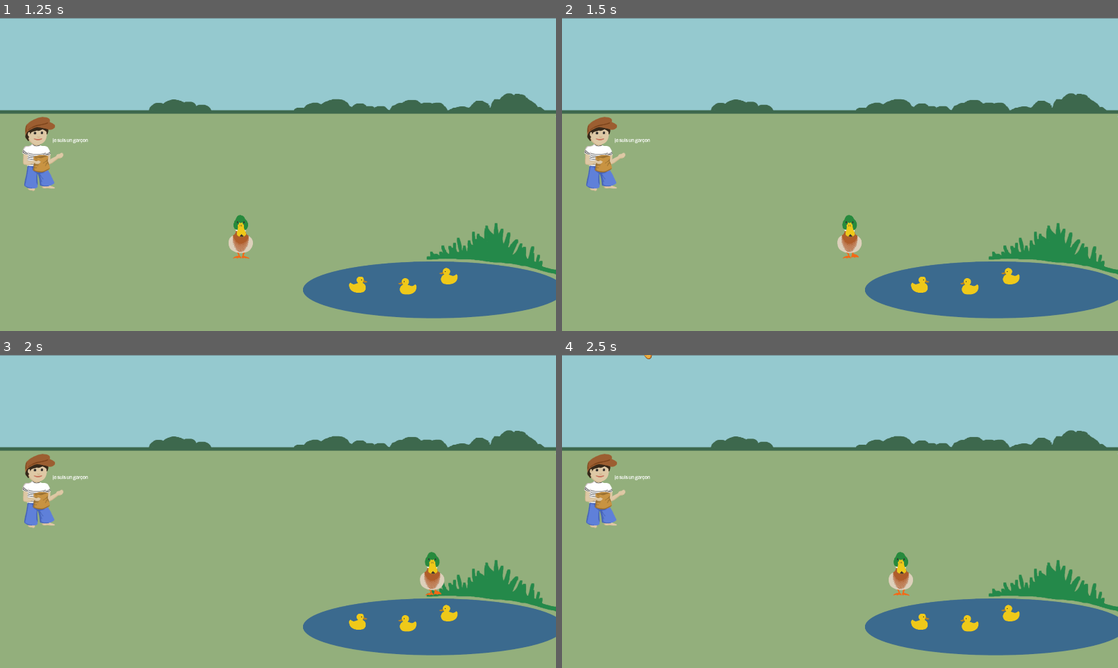
Above: before the commit, frames 1-4 (two rows, left to right).
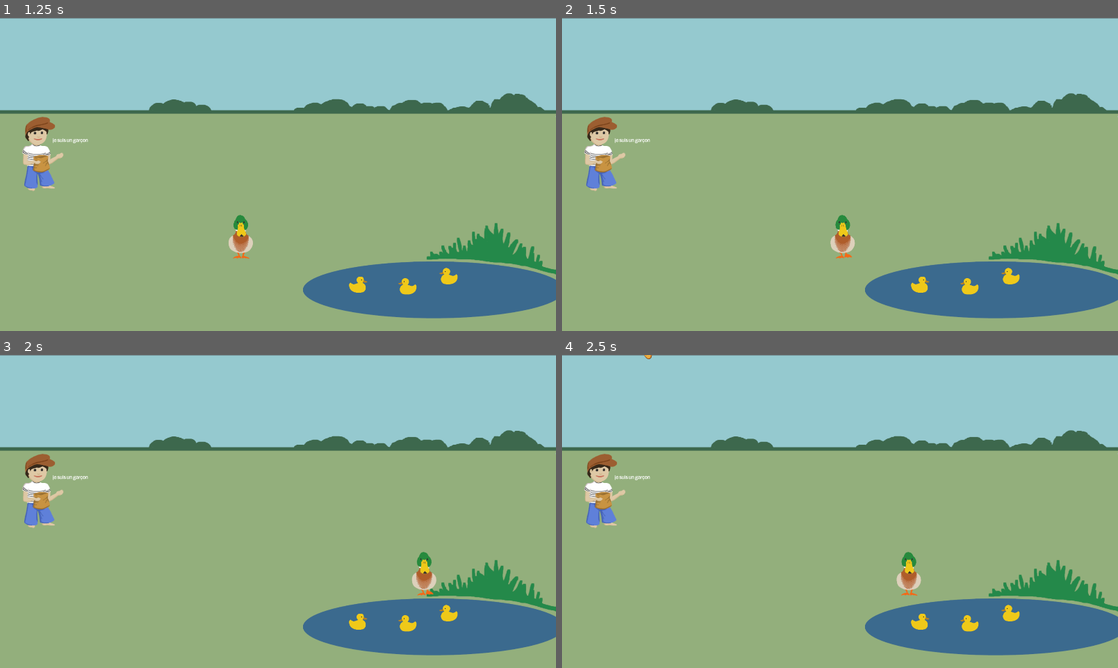
Above: after the commit, the same moments.

Repository: baguette-ballett/baguette-ballett
Game: Godot game, scene res://scenes/intro/intro.tscn
The game is run twice, just before and just after one commit, with the same random seed, the same clock (stepped at 60 frames per second) and the same inputs.
Inputs:
- Up to frame 1 (1.25 s): click "Start" at 0.5 s
- Up to frame 2 (1.5 s): tap Enter (ui_accept) at 1.25 s; hold Right (ui_right) from 1.28 s (still down)
- Up to frame 3 (2 s): keep holding Right (ui_right); tap Enter (ui_accept) at 1.52 s
- Up to frame 4 (2.5 s): release Right (ui_right) at 2.03 s; hold Left (ui_left) from 2.03 s (still down); tap Enter (ui_accept) at 2.27 s

Frame 1 is identical in both runs. In frame 2, 0.5% of the frame differs, in the area x 48-54%, y 62-77%; in frame 3, 0.5%, in the area x 74-80%, y 62-77%; in frame 4, 0.5%.

Commit message:
Reduce player acceleration

Diff:
--- a/scenes/player/player.gd
+++ b/scenes/player/player.gd
@@ -2,6 +2,7 @@
 extends CharacterBody2D
 
 var walkSpeed = 1000.0
+var acceleration = 0.2
 
 func _ready():
 	Globals.player = self
@@ -13,8 +14,8 @@
 
 func get_input(delta):
 	if Input.is_action_pressed("ui_right"):
-		velocity.x = lerp(velocity.x, walkSpeed, 0.3)
+		velocity.x = lerp(velocity.x, walkSpeed, acceleration)
 	elif Input.is_action_pressed("ui_left"):
-		velocity.x = lerp(velocity.x, walkSpeed*-1.0, 0.3)
+		velocity.x = lerp(velocity.x, walkSpeed*-1.0, acceleration)
 	else:
 		velocity.x = lerp(velocity.x, 0.0, 0.1)
